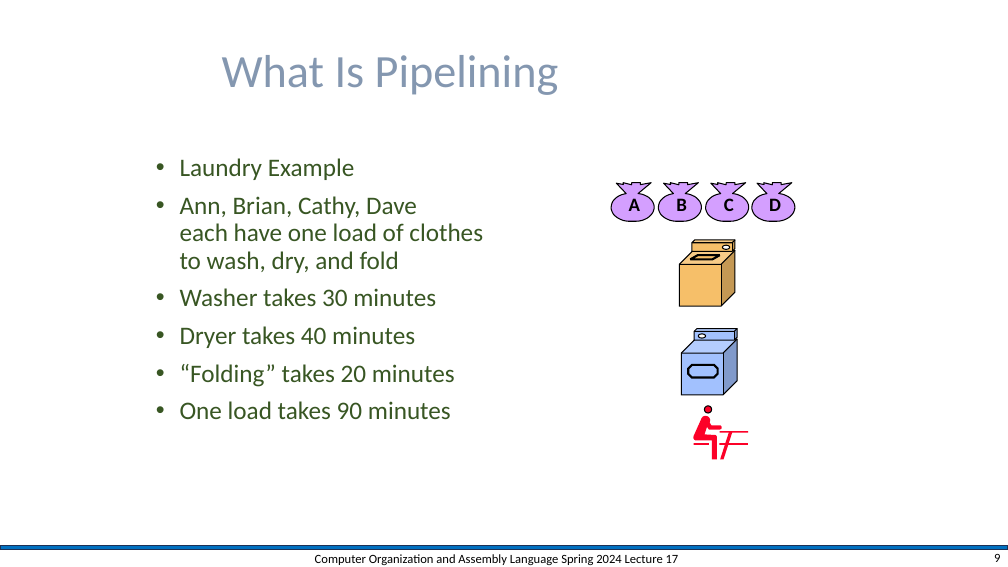
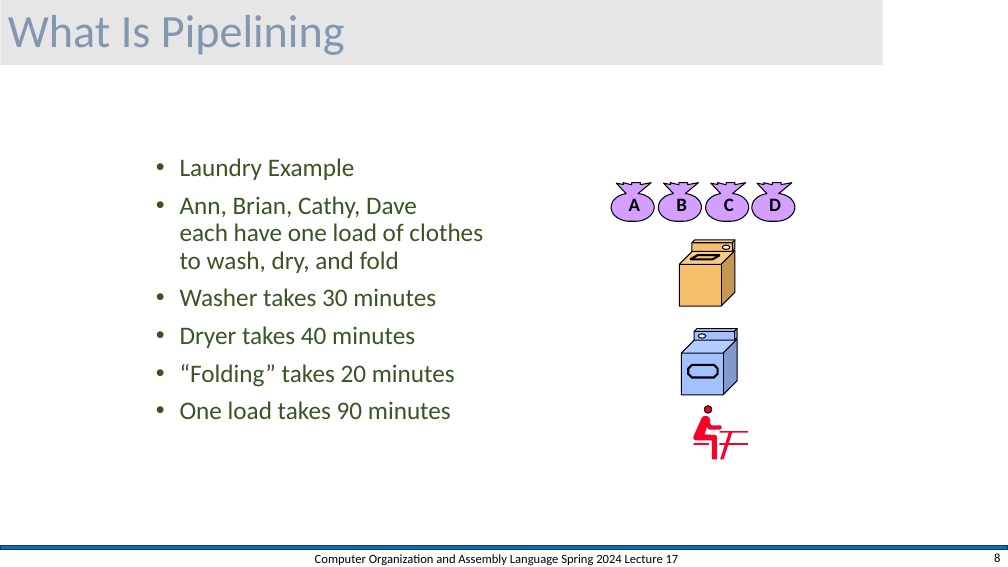
Before and after one commit to shahidmasud/shahidmasud.github.io, a slide deck: slide 8 of CompOrg_Lec17_Spr2024.pptx (slide 9 before the commit). Drawn at 1008x567 pixels with LibreOffice and Linux fonts; fonts in the diff are those of the drawing; background and template pictures are left out. Boxes give left, top, right and bottom in pixels: in the first picture for what was removed or moved away, otherwise in the second. Text is boxed around its words. In the diff, an @@ line names an element or a change of style, - is before the commit and + after.

```diff
--- a/CompOrg_Lec17_Spr2024.pptx
+++ b/CompOrg_Lec17_Spr2024.pptx
@@ title "What Is Pipelining" resized from (x1=222, y1=55, x2=559, y2=95) to (x1=1, y1=0, x2=883, y2=65) @@
@@ title "What Is Pipelining" at (x1=1, y1=0, x2=883, y2=65): fill none to #E7E6E6 @@
@@ page number at (x1=994, y1=553, x2=1000, y2=562): text changed @@
-9
+8
```
Also in this commit, not shown: 16 other slides changed, 2 slides removed, 1 other file.
